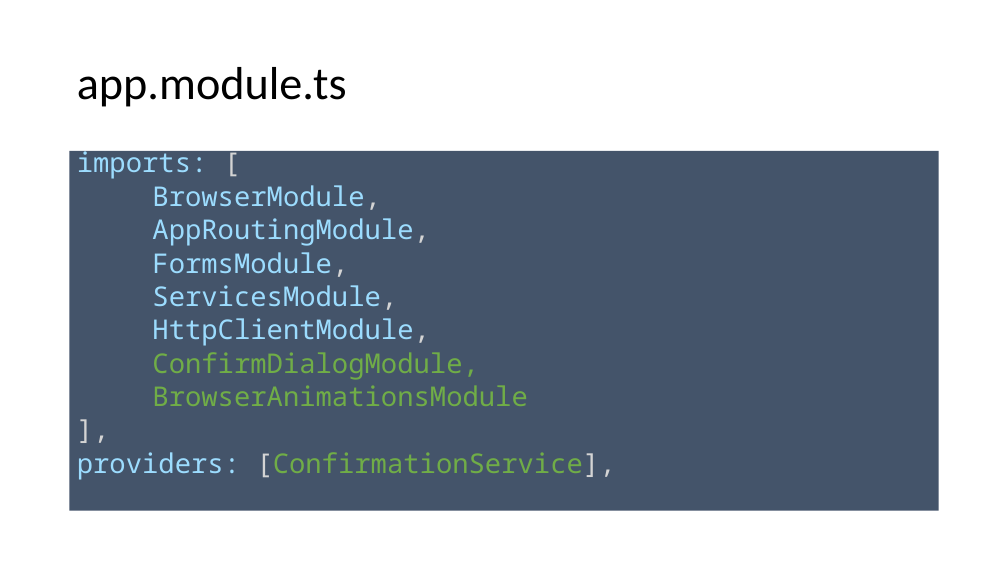
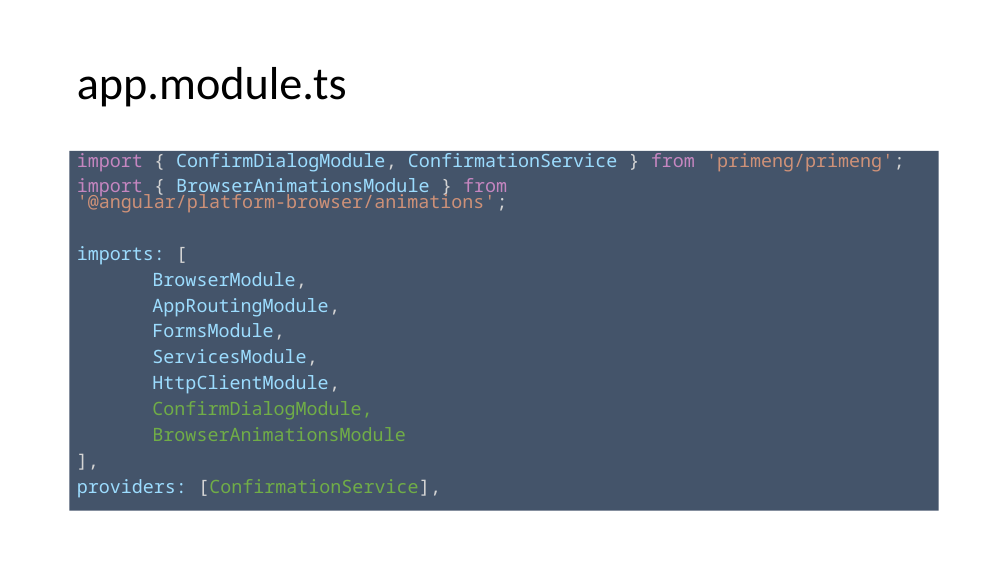
Before and after one commit to spirit-coding/todo-app-aj33349, a slide deck: slide 58 of Angular2.pptx (slide 56 before the commit). Drawn at 1008x567 pixels with LibreOffice and Linux fonts; fonts in the diff are those of the drawing. Boxes give left, top, right and bottom in pixels: in the first picture for what was removed or moved away, otherwise in the second. Text is boxed around its words. In the diff, an @@ line names an element or a change of style, - is before the commit and + after.

Commit message:
ppt update

```diff
--- a/Angular2.pptx
+++ b/Angular2.pptx
@@ text at bbox=[77, 149, 905, 213]: paragraphs added @@
+import { ConfirmDialogModule, ConfirmationService } from 'primeng/primeng';
+import { BrowserAnimationsModule } from '@angular/platform-browser/animations';
@@ text at bbox=[77, 246, 441, 498]: size 25.9 to 17.5 pt in "imports: [", "BrowserModule,", "AppRoutingModule,", "FormsModule," and 6 more places @@
```
Also in this commit, not shown: 3 other slides changed, 3 slides added, 1 slide removed.
